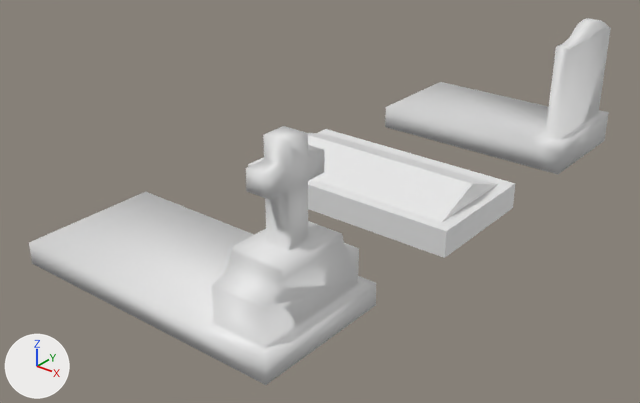
One commit to the glTF model scene/tombe.glb: the scene before it, then after it.
One viewpoint serves both versions: a 50 mm lens placed at (10.78, -19.09, 10.69), pointed at (-3.17, -1.66, -0.12). The axes (+X, +Y, +Z) are drawn at lower left. The lights are the same throughout. Vertices at the same position are counted once.

Objects in the first picture: 'Tombe 1', 'Tombe 2', 'Tombe 3'.
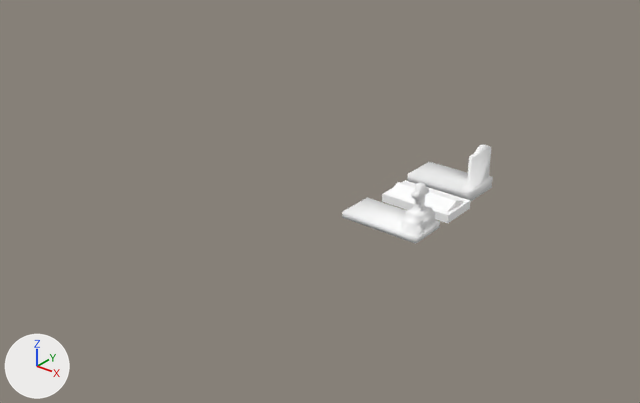
Boxes (x1, y1, x2, y2) around the edits, measured in the pictures (640 x 403 px):
'Tombe 1', mesh rescaled, moved (72% narrower, 76% shorter): before (29, 126, 376, 385); after (342, 182, 440, 244)
'Tombe 2', moved, rescaled (62% narrower, 63% shorter): before (385, 18, 611, 174); after (407, 144, 493, 201)
'Tombe 3', rescaled (66% narrower, 66% shorter): before (248, 129, 515, 258); after (382, 180, 471, 223)

The change in detail:
me_cube has 92 vertices, 180 faces and spans x -6.76..1.0, y -1.88..1.88, z -0.3..4.23.
me_cube is used by ob_tombe_1; location (0.0, -6.71, 0.0).
me_cube part 1: the whole mesh is scaled about the mesh origin by 0.302.
Object 'Tombe 1' (ob_tombe_1) moves from (0.0, -6.71, 0.0) to (0.0, -1.54, 0.0).
Object 'Tombe 2' (ob_tombe_2) moves from (0.0, 6.51, 0.0) to (-0.21, 1.58, 0.0).
Object 'Tombe 2' (ob_tombe_2) is rescaled from (1.0, 1.0, 1.0) to (0.333, 0.333, 0.333).
Object 'Tombe 3' (ob_tombe_3) is rescaled from (1.0, 1.0, 1.0) to (0.317, 0.317, 0.317).
